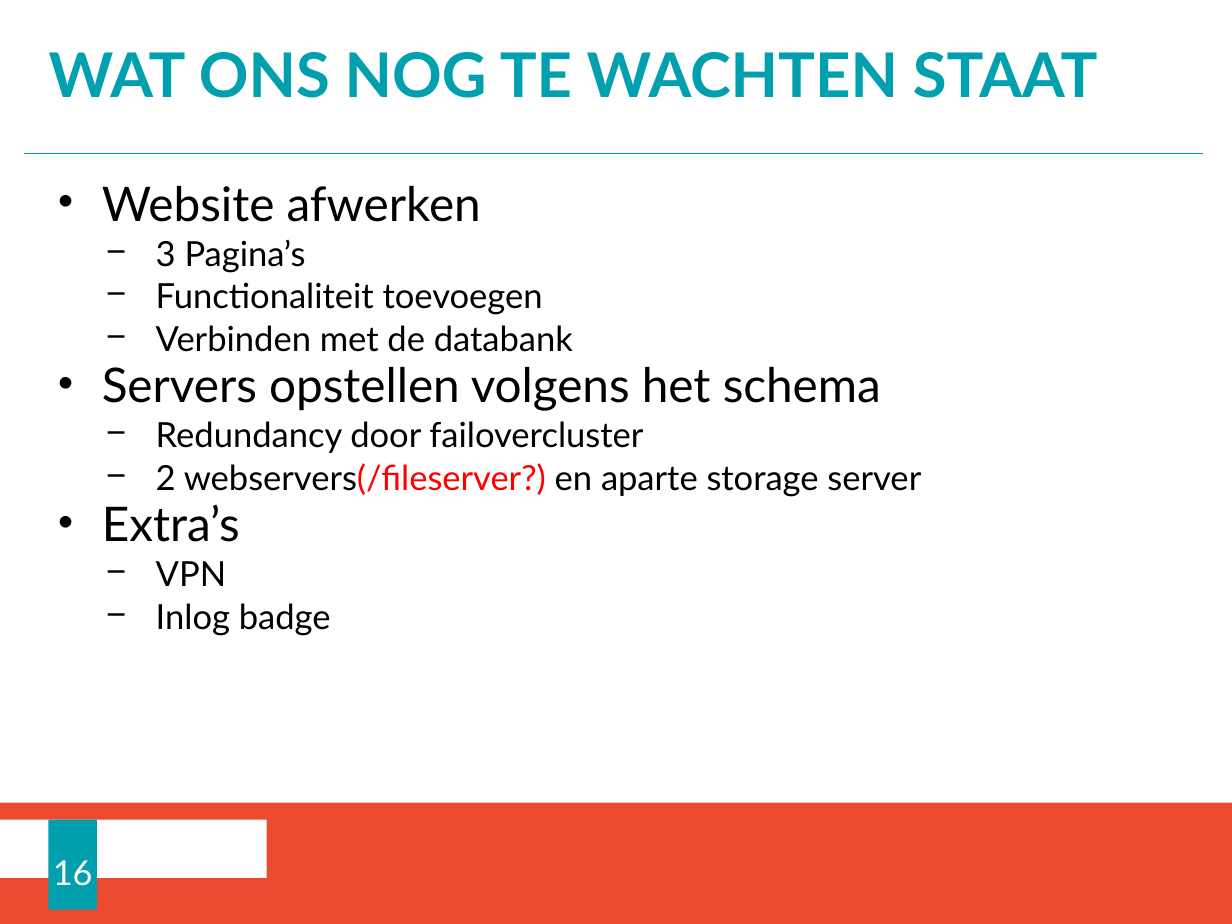
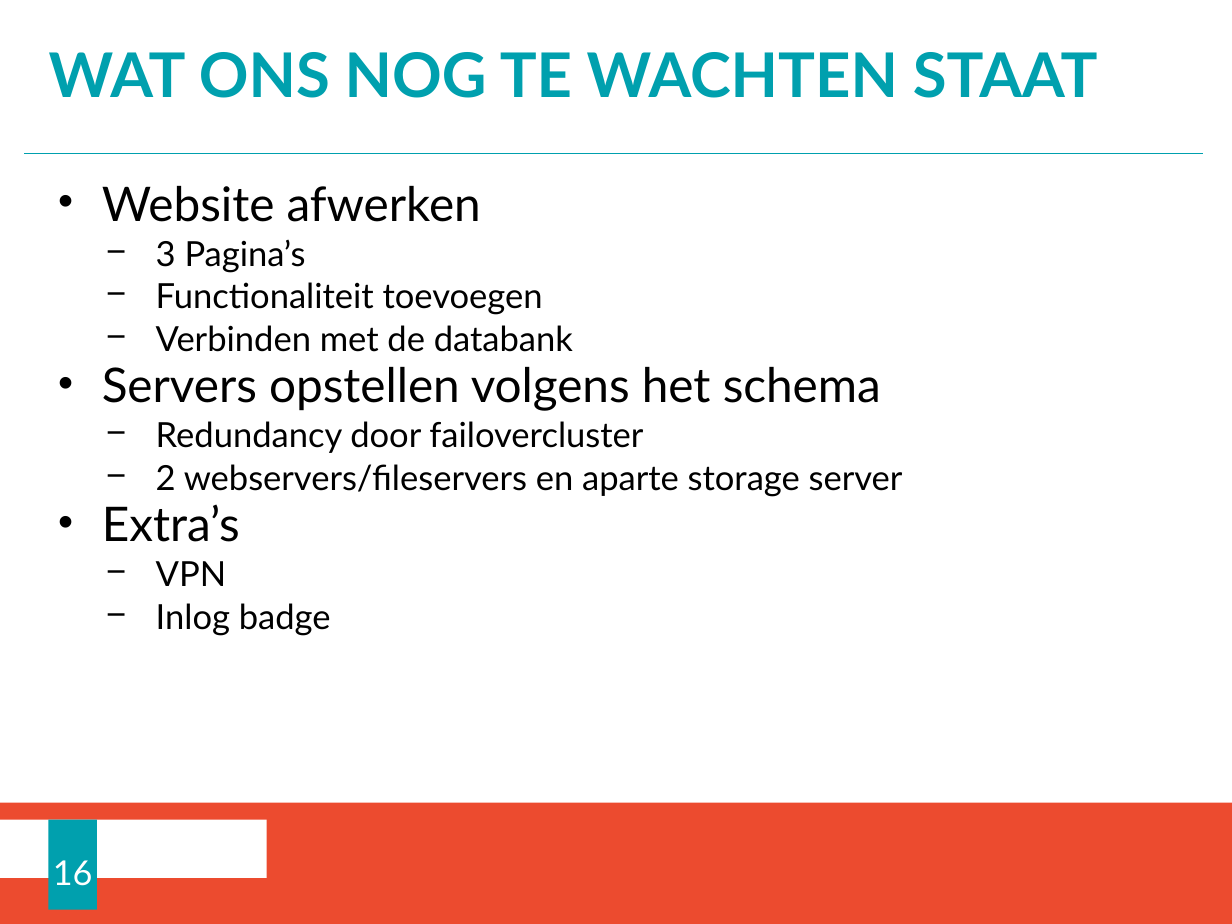
Before and after one commit to RBracke/SocialBusiness, a slide deck: slide 16 of Documenten/presentatie_mid.pptx. Drawn at 1232x924 pixels with LibreOffice and Linux fonts; fonts in the diff are those of the drawing; background and template pictures are left out. Boxes give left, top, right and bottom in pixels: in the first picture for what was removed or moved away, otherwise in the second. Text is boxed around its words. In the diff, an @@ line names an element or a change of style, - is before the commit and + after.

Commit message:
commentaar bijgevoegd voor mijn deel

```diff
--- a/Documenten/presentatie_mid.pptx
+++ b/Documenten/presentatie_mid.pptx
@@ text at bbox=[156, 464, 903, 496]: text changed @@
-  − 2 webservers(/fileserver?) en aparte storage server
+  − 2 webservers/fileservers en aparte storage server
```
